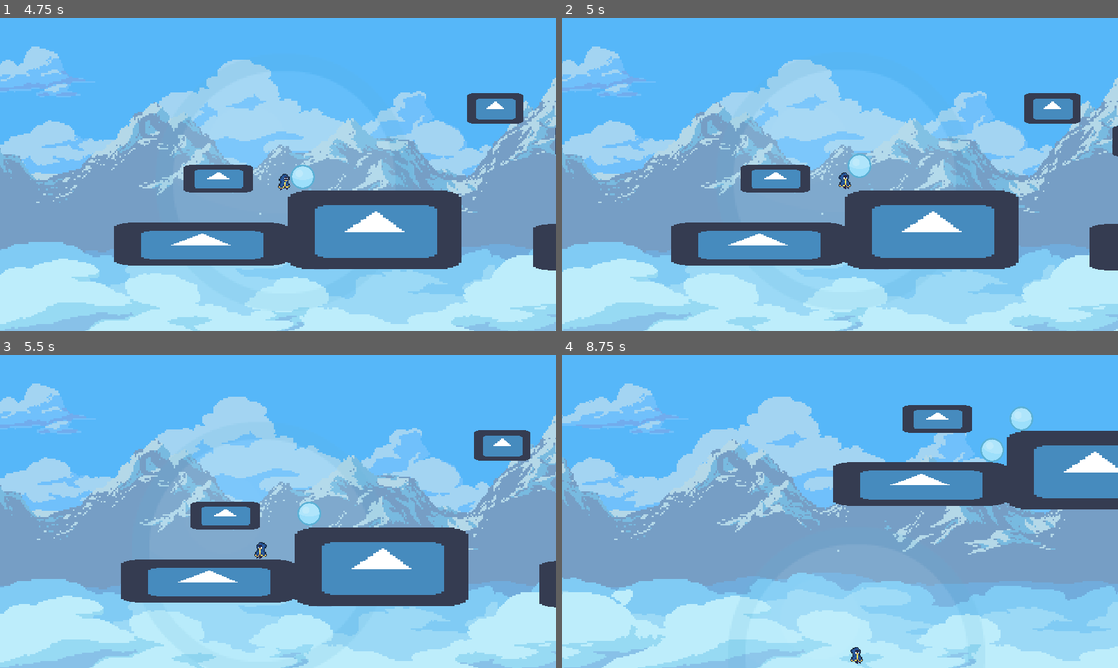
Above: before the commit, frames 1-4 (two rows, left to right).
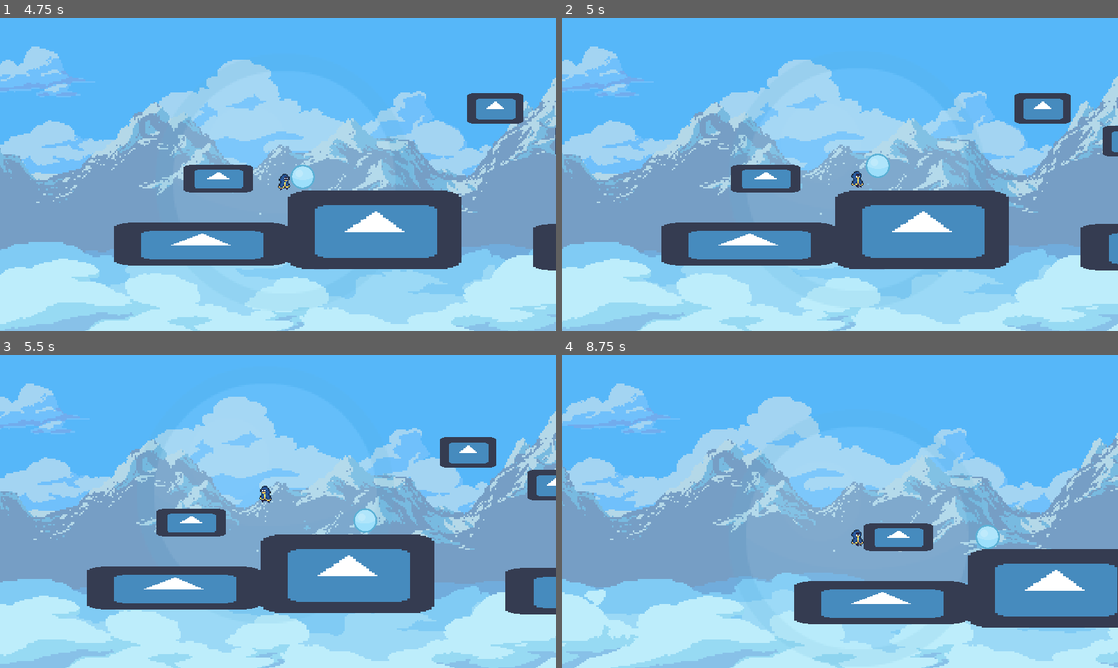
Above: after the commit, the same moments.

Repository: Vicentendistes/Juego-jueg-n-juegazo
Game: Godot game, scene res://ui/main_menu.tscn
The game is run twice, just before and just after one commit, with the same random seed, the same clock (stepped at 60 frames per second) and the same inputs. The engine's default icon, where the game draws it, is replaced by a stand-in: a white triangle on a blue panel in a dark square.
Inputs (mouse positions are in pixels of both pictures, inside the frame that each line leads up to):
- Up to frame 1 (4.75 s): click "Play" at 0.5 s; move the mouse to (400, 158) at 1.27 s; hold Right (push) 1.28-2.03 s; hold D (move_right) 1.28-2.78 s; tap Space (jump) at 1.52, 2.27, 3.77, 4.52 s; move the mouse to (166, 190) at 2.02 s; tap Left (attract) at 2.1 s; tap Right (push) at 2.3, 3.05, 3.6 s; move the mouse to (333, 105) at 2.77 s; press the mouse at (333, 105) at 2.78 s; hold A (move_left) 2.78-3.53 s; move the mouse to (250, 237) at 3.52 s; release the mouse at (250, 237) at 3.53 s; hold D (move_right) from 3.53 s (still down); move the mouse to (444, 221) at 4.27 s; hold Right (push) from 4.28 s (still down)
- Up to frame 2 (5 s): keep holding D (move_right); keep holding Right (push)
- Up to frame 3 (5.5 s): move the mouse to (111, 464) at 5.02 s; release D (move_right) at 5.03 s; release Right (push) at 5.03 s; hold A (move_left) from 5.03 s (still down); tap Left (attract) at 5.1 s; tap Space (jump) at 5.27 s; tap Right (push) at 5.3 s
- Up to frame 4 (8.75 s): move the mouse to (867, 511) at 5.77 s; release A (move_left) at 5.78 s; press the mouse at (867, 511) at 5.78 s; hold D (move_right) 5.78-6.53 s; tap Right (push) at 6.05, 6.6, 8.3 s; move the mouse to (756, 433) at 6.52 s; release the mouse at (756, 433) at 6.53 s; hold A (move_left) 6.53-8.03 s; tap Space (jump) at 6.77, 7.52, 8.27 s; move the mouse to (962, 495) at 7.27 s; hold Right (push) 7.28-8.03 s; move the mouse to (728, 527) at 8.02 s; hold D (move_right) from 8.03 s (still down); tap Left (attract) at 8.1 s

Frame 1 is identical in both runs. In frame 2, 9.2% of the frame differs, in the area x 0-100%, y 9-100%; in frame 3, 26%; in frame 4, 33%.

Commit message:
hola

Diff:
--- a/scenes/charlie.gd
+++ b/scenes/charlie.gd
@@ -27,8 +27,8 @@
 
 
 func _physics_process(delta):
-	#velocity = move_and_slide(velocity, Vector2.UP)
-	velocity = move_and_slide(velocity, Vector2.UP, false, 4, PI/4, false)
+	velocity = move_and_slide(velocity, Vector2.UP)
+	#velocity = move_and_slide(velocity, Vector2.UP, false, 4, PI/4, false)
 
 
 
@@ -96,7 +96,6 @@
 		if collision.collider is Imantado:
 			print(collision.collider.name)
 			collision.collider.slide(-collision.normal * push) #KinematicBody
-			velocity += collision.normal * push
 		#if collision.collider.is_in_group("bodies"):
 		#	collision.collider.apply_central_impulse(-collision.normal * push) #RigidBody
 
--- a/scenes/imantado.gd
+++ b/scenes/imantado.gd
@@ -8,11 +8,11 @@
 var ACCELERATION = 200
 
 func _physics_process(delta):
-	velocity = move_and_slide(velocity, Vector2.UP, false, 4, PI/4, false)
-	#velocity = move_and_slide(velocity, Vector2.UP)
+	#velocity = move_and_slide(velocity, Vector2.UP, false, 4, PI/4, false)
+	velocity = move_and_slide(velocity, Vector2.UP)
 	velocity.x = move_toward(velocity.x, 0, ACCELERATION*delta)
 	velocity.y += GRAVITY
 
 
 func slide(vector):
-	velocity += vector
+	velocity.x += vector.x
